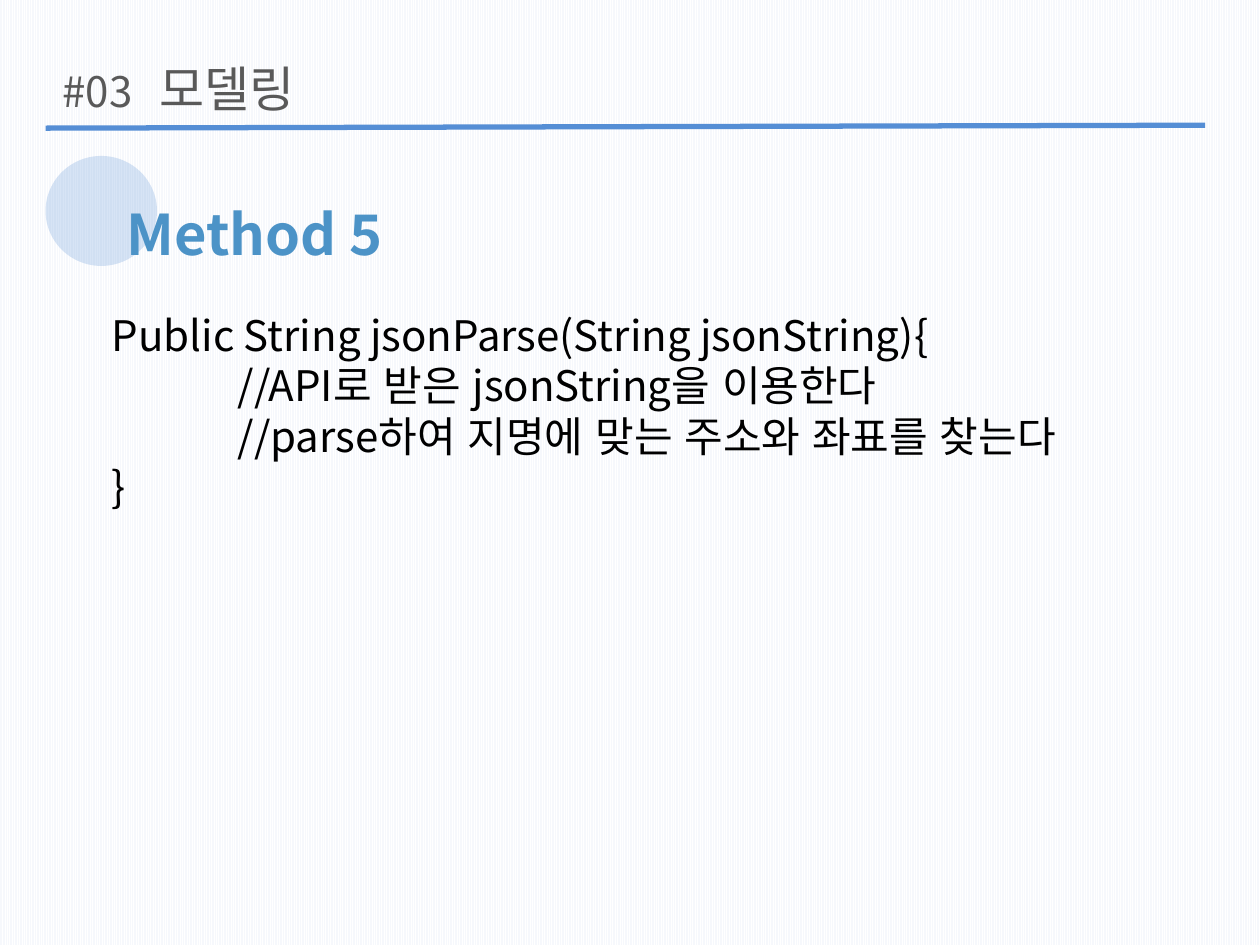
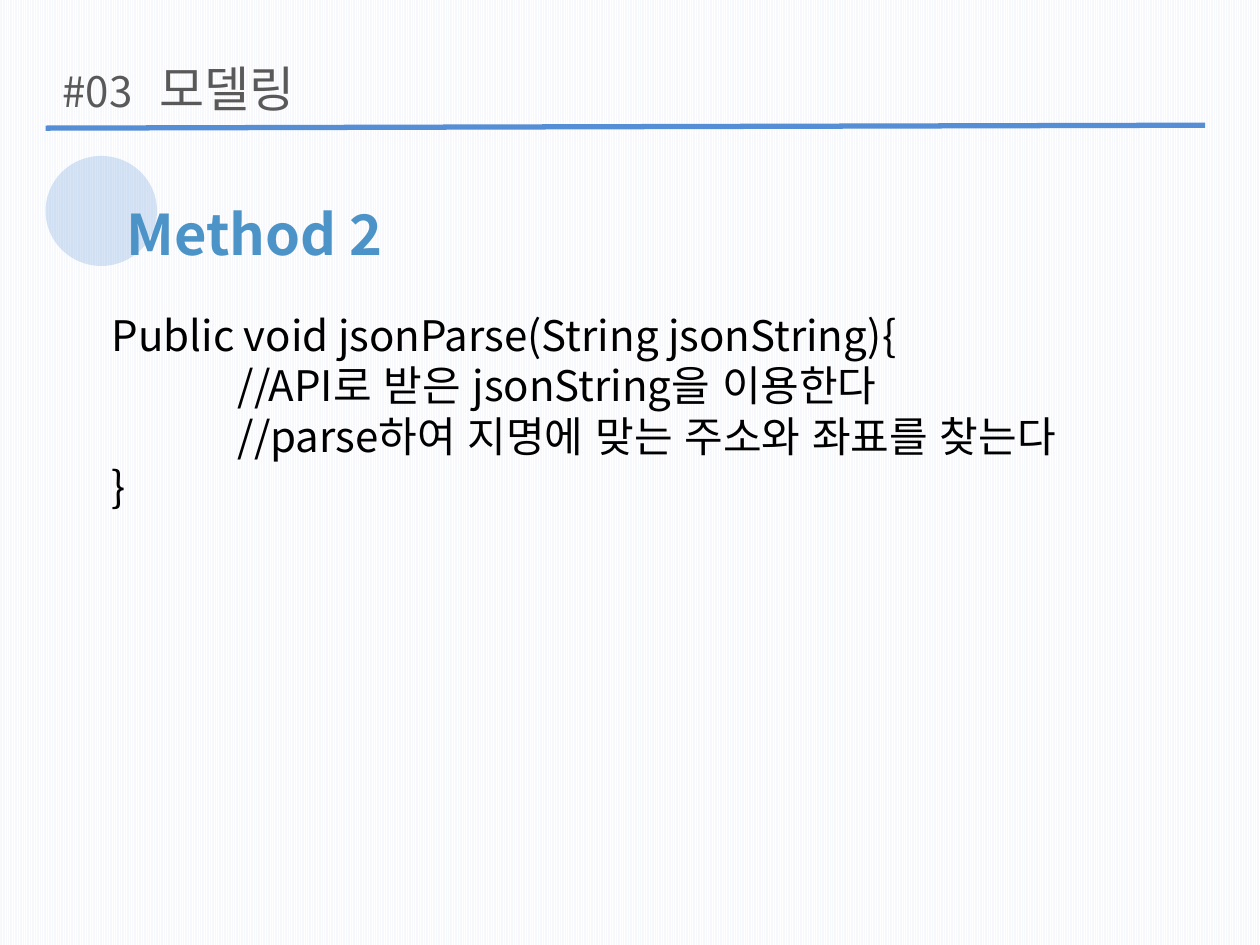
Before and after one commit to wlgh325/DS, a slide deck: slide 15 of 자구발표2.pptx (slide 18 before the commit). Drawn at 1260x945 pixels with LibreOffice and Linux fonts; fonts in the diff are those of the drawing. Boxes give left, top, right and bottom in pixels: in the first picture for what was removed or moved away, otherwise in the second. Text is boxed around its words. In the diff, an @@ line names an element or a change of style, - is before the commit and + after.

```diff
--- a/자구발표2.pptx
+++ b/자구발표2.pptx
@@ text at (127, 210, 383, 256): text changed @@
-Method 5
+Method 2
@@ text at (112, 317, 896, 361): text changed @@
-Public String jsonParse(String jsonString){
+Public void jsonParse(String jsonString){
```
Also in this commit, not shown: 10 other slides changed, 3 slides added.
